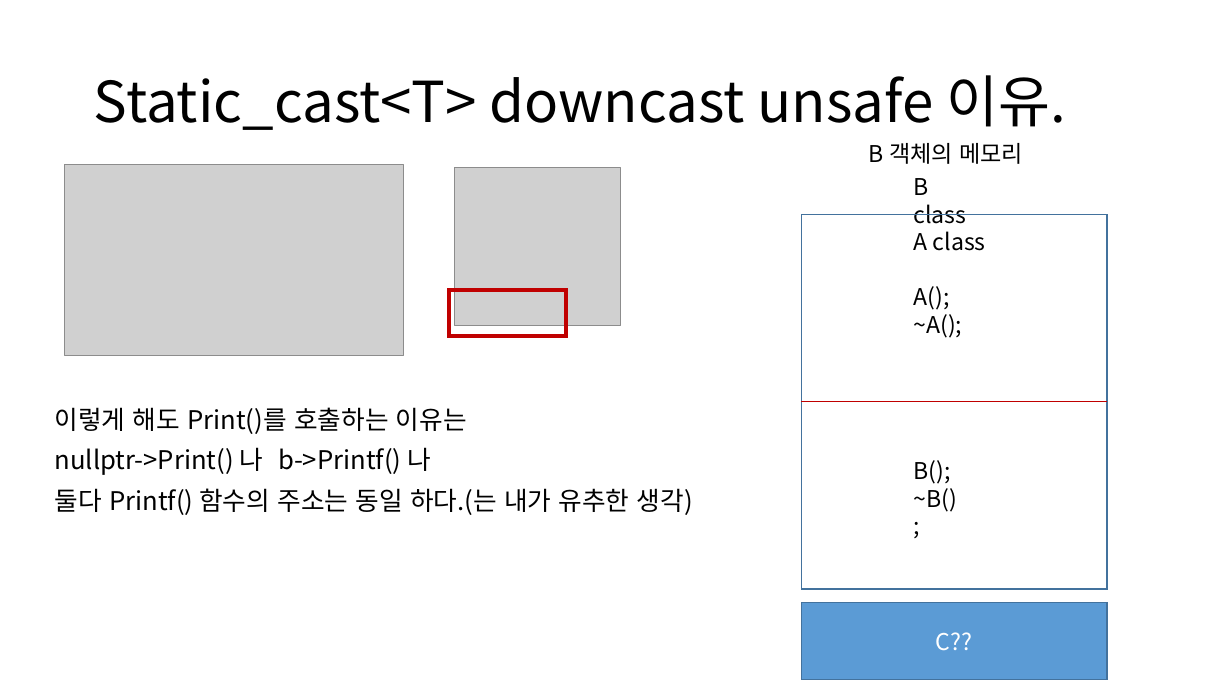
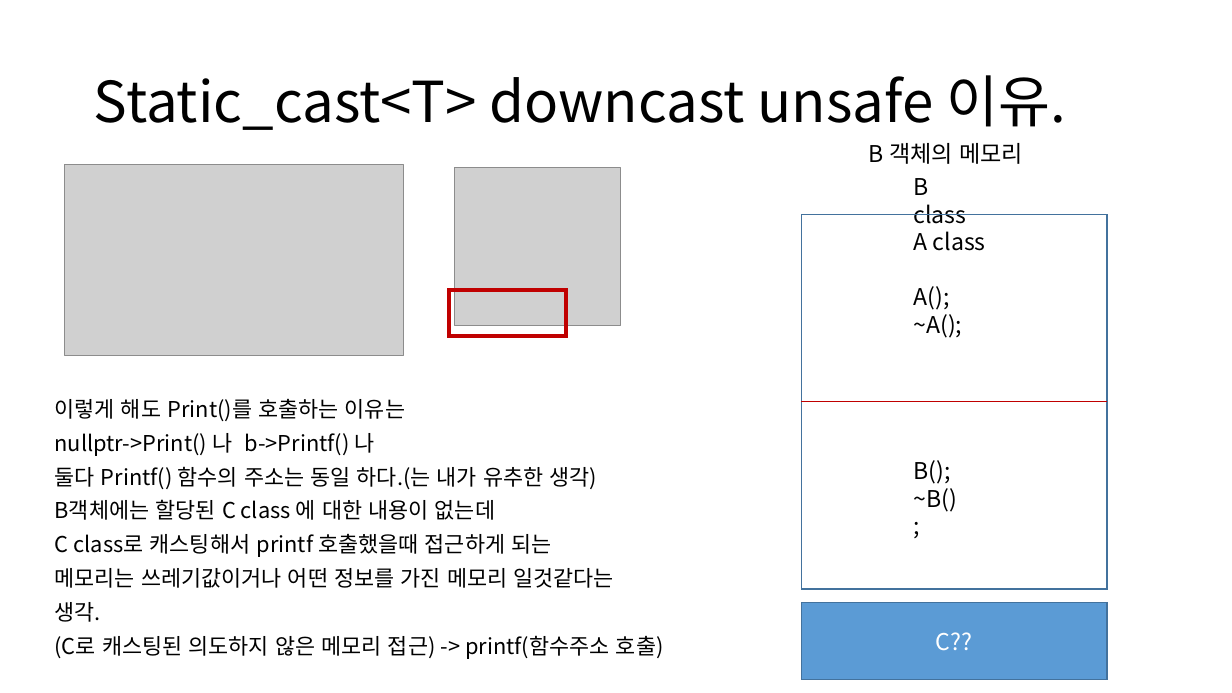
Before and after one commit to roka0105/Team.Yggdrasil_Server, a slide deck: slide 14 of 심화학기 발표자료/가상함수와 dynamic_cast.pptm. Drawn at 1232x693 pixels with LibreOffice and Linux fonts; fonts in the diff are those of the drawing; grey boxes stand for pictures. Boxes give left, top, right and bottom in pixels: in the first picture for what was removed or moved away, otherwise in the second. Text is boxed around its words. In the diff, an @@ line names an element or a change of style, - is before the commit and + after.

```diff
--- a/심화학기 발표자료/가상함수와 dynamic_cast.pptm
+++ b/심화학기 발표자료/가상함수와 dynamic_cast.pptm
@@ text at [55, 399, 598, 489]: size 20 to 17 pt in "이렇게 해도 Print()를 호출하는 이유는", "nullptr->Print() 나 b->Printf() 나", "둘다 Printf() 함수의 주소는 동일 하다.(는 내가 ..."; line spacing 0.9 to 0.8 @@
@@ text at [55, 499, 664, 659]: paragraphs added @@
+B객체에는 할당된 C class 에 대한 내용이 없는데
+C class로 캐스팅해서 printf 호출했을때 접근하게 되는
+메모리는 쓰레기값이거나 어떤 정보를 가진 메모리 일것같다는
+생각.
+(C로 캐스팅된 의도하지 않은 메모리 접근) -> printf(함수주소 호출)
```
Also in this commit, not shown: 4 other slides changed.
